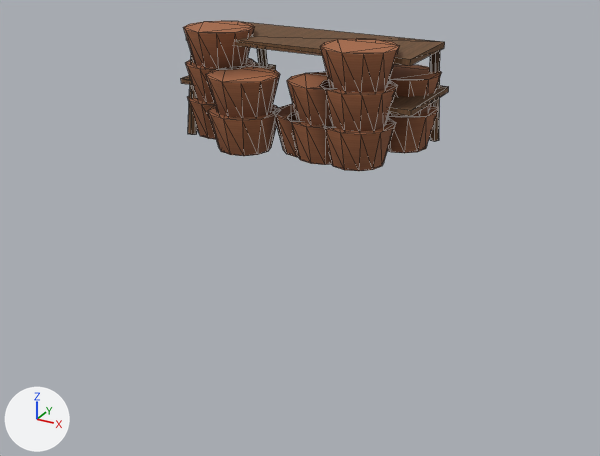
Before and after pictures for a commit that changed the glTF model assets/models/stall/trestle_basket.glb.
Camera for both pictures: a 50 mm camera at (1.69, -2.98, 2.02) aimed at (0.07, -0.03, 0.55). Every picture has the same lights, and +X, +Y and +Z are marked at lower left. The picture after the commit comes second. Mesh edges are drawn as thin lines. Where no turn or scale is listed for an object, it has been applied to the vertices. Vertices at exactly the same position are counted once.

The first picture shows 'trestle_basket'.
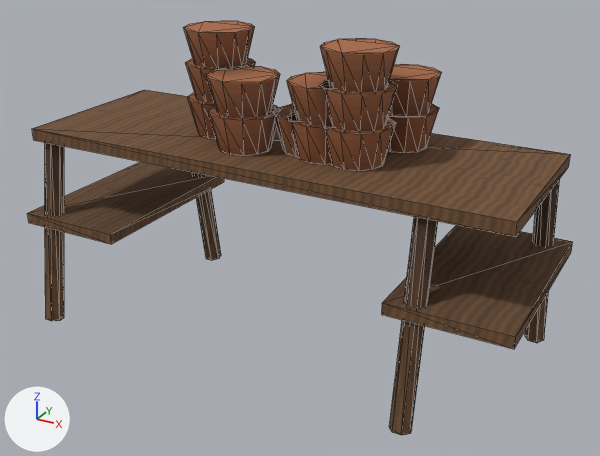
Where the newer file only moved an object's origin or applied its transform, the numbers keep the older frame.

Pixel boxes (x1, y1, x2, y2) of what changed, in the pictures (600 x 456 px; the box of a moved part takes in the faces that stretch with it):
'trestle_basket', reshaped (103% wider, 175% taller)
    before: (181, 21, 449, 171)
    after: (27, 21, 573, 435)
part 1 of me_cylinder, moved or reshaped
    before: (188, 54, 197, 135)
    after: (45, 143, 64, 321)
part 2 of me_cylinder, moved or reshaped (mostly hidden before)
    before: (257, 48, 268, 66)
    after: (192, 172, 221, 260)
part 3 of me_cylinder, moved or reshaped
    before: (181, 63, 276, 85)
    after: (27, 162, 224, 244)
part 4 of me_cylinder, moved or reshaped (not visible before)
    after: (389, 217, 438, 435)
part 5 of me_cylinder, moved or reshaped
    before: (430, 51, 440, 142)
    after: (525, 179, 560, 343)
part 6 of me_cylinder, moved or reshaped
    before: (387, 85, 449, 116)
    after: (382, 225, 573, 349)
part 7 of me_cylinder, moved or reshaped
    before: (186, 21, 445, 66)
    after: (32, 90, 570, 237)

What the commit changed:
me_cylinder is used by ob_trestle_basket; location (-0.463, 0.323, 0.93).
me_cylinder had 392 vertices, 704 faces and spanned x 0.0..1.061, y -0.648..0.0, z 0.0..0.46.
me_cylinder now has 392 vertices, 704 faces and spans x -0.687..1.613, y -0.834..0.194, z -0.931..0.46.
me_cylinder part 1: the loose piece of 14 vertices spanning x 0.03..0.071, y -0.474..-0.369, z 0.0..0.416 is scaled about its middle by 2.17, then moved by (-0.628, -0.299, -0.688).
me_cylinder part 2: the loose piece of 14 vertices spanning x 0.16..0.2, y -0.105..0.0, z 0.0..0.416 is scaled about its middle by 2.17, then moved by (-0.477, 0.132, -0.688).
me_cylinder part 3: the loose piece of 8 vertices spanning x 0.0..0.231, y -0.446..-0.03, z 0.22..0.243 is scaled about its middle by 2.17, then moved by (-0.553, -0.085, -0.661).
me_cylinder part 4: the loose piece of 14 vertices spanning x 0.861..0.901, y -0.474..-0.369, z 0.0..0.416 is scaled about its middle by 2.17, then moved by (0.342, -0.299, -0.688).
me_cylinder part 5: the loose piece of 14 vertices spanning x 0.99..1.03, y -0.105..0.0, z 0.0..0.416 is scaled about its middle by 2.17, then moved by (0.493, 0.132, -0.688).
me_cylinder part 6: the loose piece of 8 vertices spanning x 0.83..1.061, y -0.446..-0.03, z 0.22..0.243 is scaled about its middle by 2.17, then moved by (0.417, -0.085, -0.661).
me_cylinder part 7: the loose piece of 8 vertices spanning x 0.023..1.038, y -0.422..-0.054, z 0.403..0.428 is scaled about its middle by 2.17, then moved by (-0.068, -0.085, -0.446).
